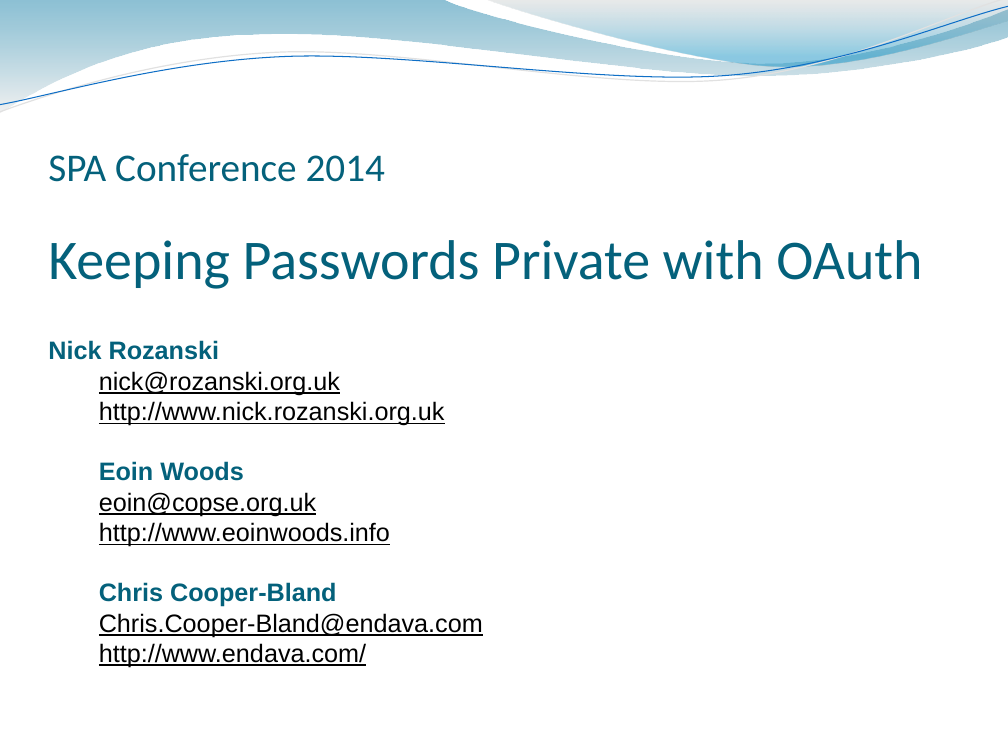
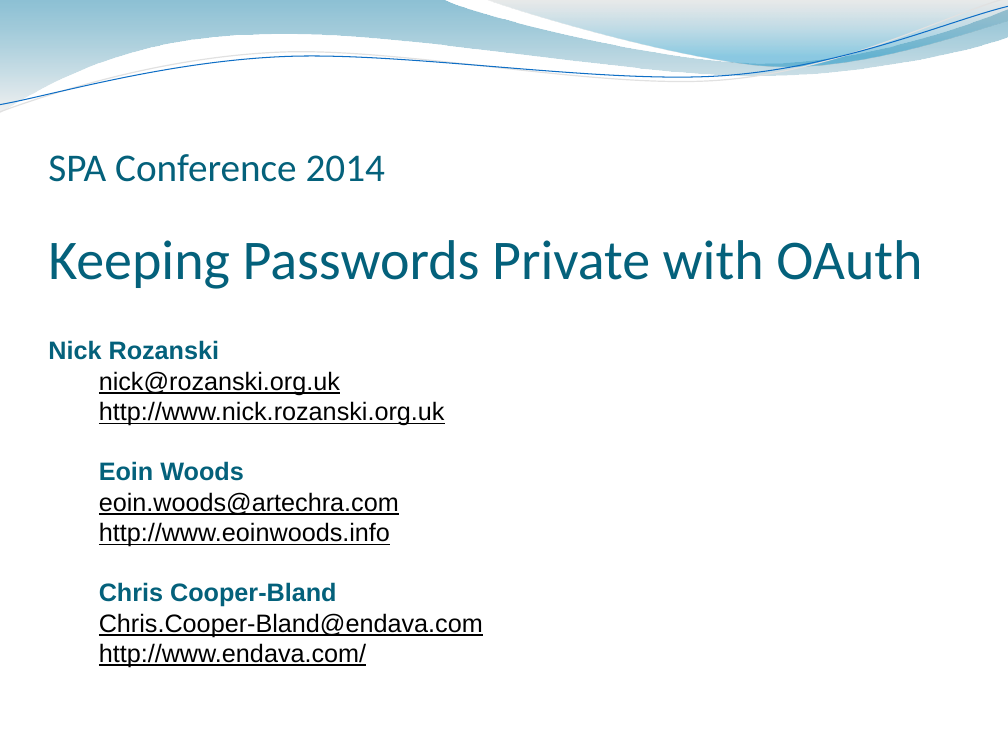
Before and after one commit to rozanski/bcs_spa14, a slide deck: slide 1 of session-materials/Oauth-Session.pptx. Drawn at 1008x756 pixels with LibreOffice and Linux fonts; fonts in the diff are those of the drawing. Boxes give left, top, right and bottom in pixels: in the first picture for what was removed or moved away, otherwise in the second. Text is boxed around its words. In the diff, an @@ line names an element or a change of style, - is before the commit and + after.

Commit message:
corrected Eoin's email address

```diff
--- a/session-materials/Oauth-Session.pptx
+++ b/session-materials/Oauth-Session.pptx
@@ text at (99,492,399,515): text changed @@
-  eoin@copse.org.uk
+  eoin.woods@artechra.com
```
